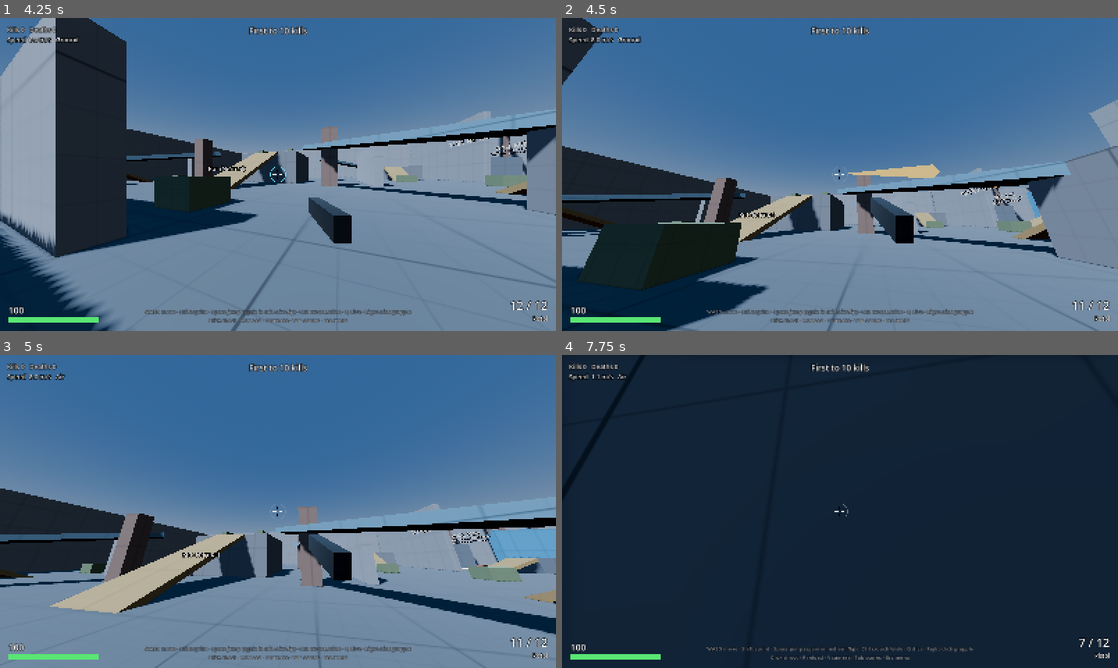
Above: before the commit, frames 1-4 (two rows, left to right).
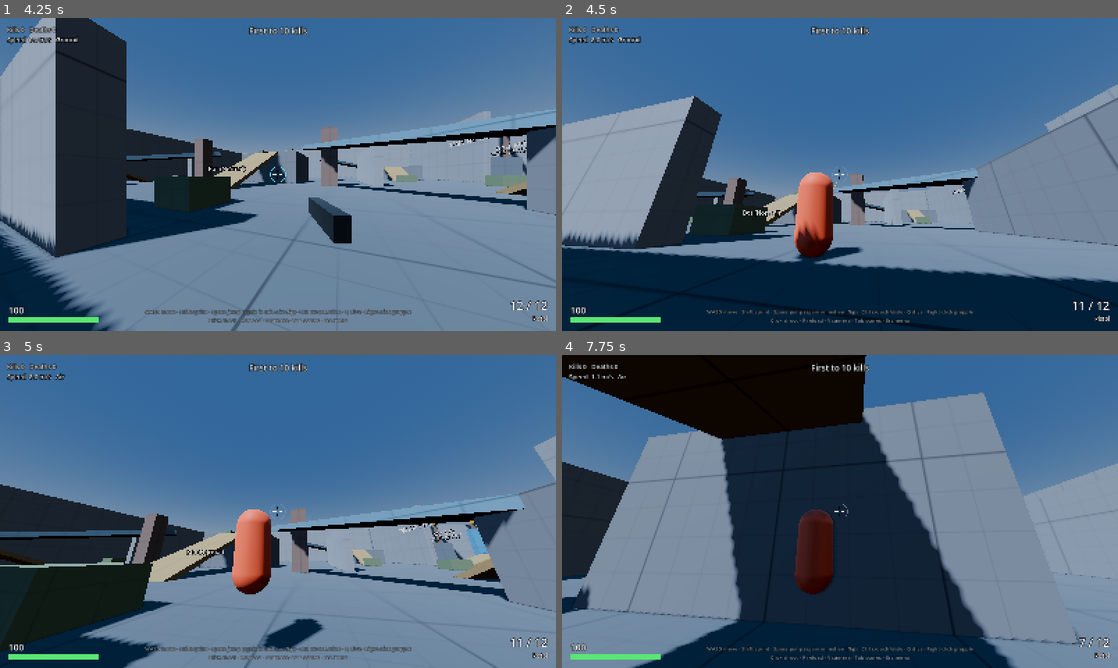
Above: after the commit, the same moments.

Repository: Yellow-Makes-Games/Jumpy-Shooty
Game: Godot game, scene res://game/ui/main_menu.tscn
The game is run twice, just before and just after one commit, with the same random seed, the same clock (stepped at 60 frames per second) and the same inputs.
Inputs (mouse positions are in pixels of both pictures, inside the frame that each line leads up to):
- Up to frame 1 (4.25 s): click "Play" at 0.5 s; click "1v1 Bot" at 1.25 s; click "Normal" at 2 s; click "Normal" at 2.75 s; click "Start" at 3.5 s
- Up to frame 2 (4.5 s): tap Enter at 4.25 s; move the mouse to (867, 174) at 4.27 s; hold W (move_forward) from 4.28 s (still down); hold V (toggle_camera) from 4.28 s (still down); click (867, 174) at 4.42 s
- Up to frame 3 (5 s): keep holding W (move_forward); keep holding V (toggle_camera); tap Space (jump) at 4.52 s
- Up to frame 4 (7.75 s): keep holding W (move_forward); move the mouse to (812, 511) at 5.02 s; release V (toggle_camera) at 5.03 s; tap Ctrl (crouch) at 5.1 s; click (812, 511) at 5.17 s; tap Space (jump) at 5.27, 6.77, 7.52 s; tap V (toggle_camera) at 5.3, 6.8, 7.55 s; move the mouse to (851, 505) at 5.77 s; hold V (toggle_camera) 5.78-6.53 s; tap Alt (dive) at 5.85 s; click (851, 505) at 5.92 s; move the mouse to (834, 517) at 6.52 s; click (834, 517) at 6.6 s; move the mouse to (878, 514) at 7.27 s; hold Right mouse button (grapple) from 7.28 s (still down); click (878, 514) at 7.42 s

Frame 1 is identical in both runs. In frame 2, 36% of the frame differs, in the area x 0-100%, y 0-100%; in frame 3, 23%; in frame 4, 69%.

Commit message:
Fix V (camera switch) doing nothing in bot matches
The bot is simulated on your machine, so it also received keyboard and mouse
events: V switched the camera twice (yours, then the bot's), cancelling out.
Mouse movement and R also reached the bot. Only your own player listens to
input now.

Adds a --press=SEC:ACTION dev option to press an input action in automated
runs; used to check the camera switch with screenshots.

Co-Authored-By: Claude Opus 5.5 <noreply@anthropic.com>
Claude-Session: https://claude.ai/code/session_01HFmWSwtiuwAyY2CKAtYgVZ

Diff:
--- a/game/dev/dev_args.gd
+++ b/game/dev/dev_args.gd
@@ -23,6 +23,7 @@
 ## --menu=PAGE          Open the main menu on this page: play, bot, multiplayer, settings.
 ## --third-person      Start in third-person view (not saved to settings).
 ## --screenshot=SEC:PATH Save a screenshot SEC seconds after start (repeatable).
+## --press=SEC:ACTION   Press an input action (e.g. toggle_camera) SEC seconds after start (repeatable).
 ## --spawn=X,Y,Z,YAW[,PITCH]  Start the local player here (degrees), e.g. to look at the training yard.
 ## --window=X,Y,W,H     Window position and size, so several copies can sit side by side.
 
@@ -47,6 +48,7 @@
 var net_sim_jitter := 0.0
 var net_sim_loss := 0.0
 var screenshots: Array = []  # [seconds, path]
+var presses: Array = []      # [seconds, action]
 var spawn: Array = []        # [Vector3 position, yaw, pitch] in radians, or empty
 
 var _start_ticks := 0
@@ -83,6 +85,8 @@
 				net_sim_latency = float(q[0]) if q.size() > 0 else 0.0
 				net_sim_jitter = float(q[1]) if q.size() > 1 else 0.0
 				net_sim_loss = float(q[2]) if q.size() > 2 else 0.0
+			"--press":
+				presses.append([float(value.get_slice(":", 0)), value.substr(value.find(":") + 1)])
 			"--screenshot":
 				screenshots.append([float(value.get_slice(":", 0)), value.substr(value.find(":") + 1)])
 			"--spawn":
@@ -112,6 +116,15 @@
 
 func _process(_delta: float) -> void:
 	var elapsed := (Time.get_ticks_msec() - _start_ticks) / 1000.0
+	for press in presses.duplicate():
+		if elapsed >= press[0]:
+			presses.erase(press)
+			for down in [true, false]:
+				var ev := InputEventAction.new()
+				ev.action = press[1]
+				ev.pressed = down
+				Input.parse_input_event(ev)
+			print("[dev] pressed: %s" % press[1])
 	for shot in screenshots.duplicate():
 		if elapsed >= shot[0]:
 			screenshots.erase(shot)
--- a/game/player/player.gd
+++ b/game/player/player.gd
@@ -173,8 +173,8 @@
 
 
 func _unhandled_input(event: InputEvent) -> void:
-	if not is_local or DevArgs.scripted_input:
-		return
+	if not is_local or is_bot or DevArgs.scripted_input:
+		return  # only your own player listens to the keyboard and mouse (a bot is local too)
 	if event is InputEventMouseMotion and Input.mouse_mode == Input.MOUSE_MODE_CAPTURED:
 		var sens := deg_to_rad(Settings.mouse_sensitivity)
 		input.yaw -= event.relative.x * sens
Not shown, changed: docs/DEVELOPMENT.md
